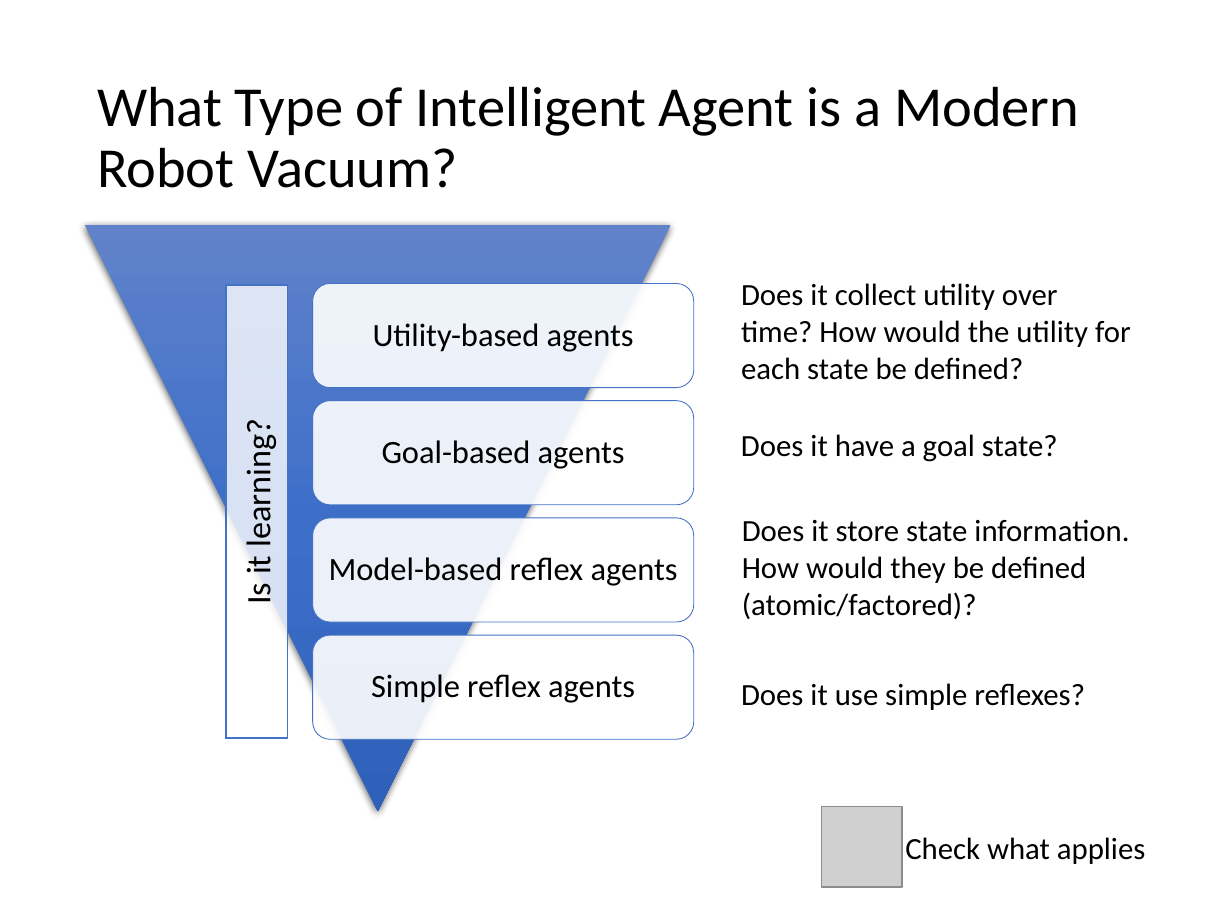
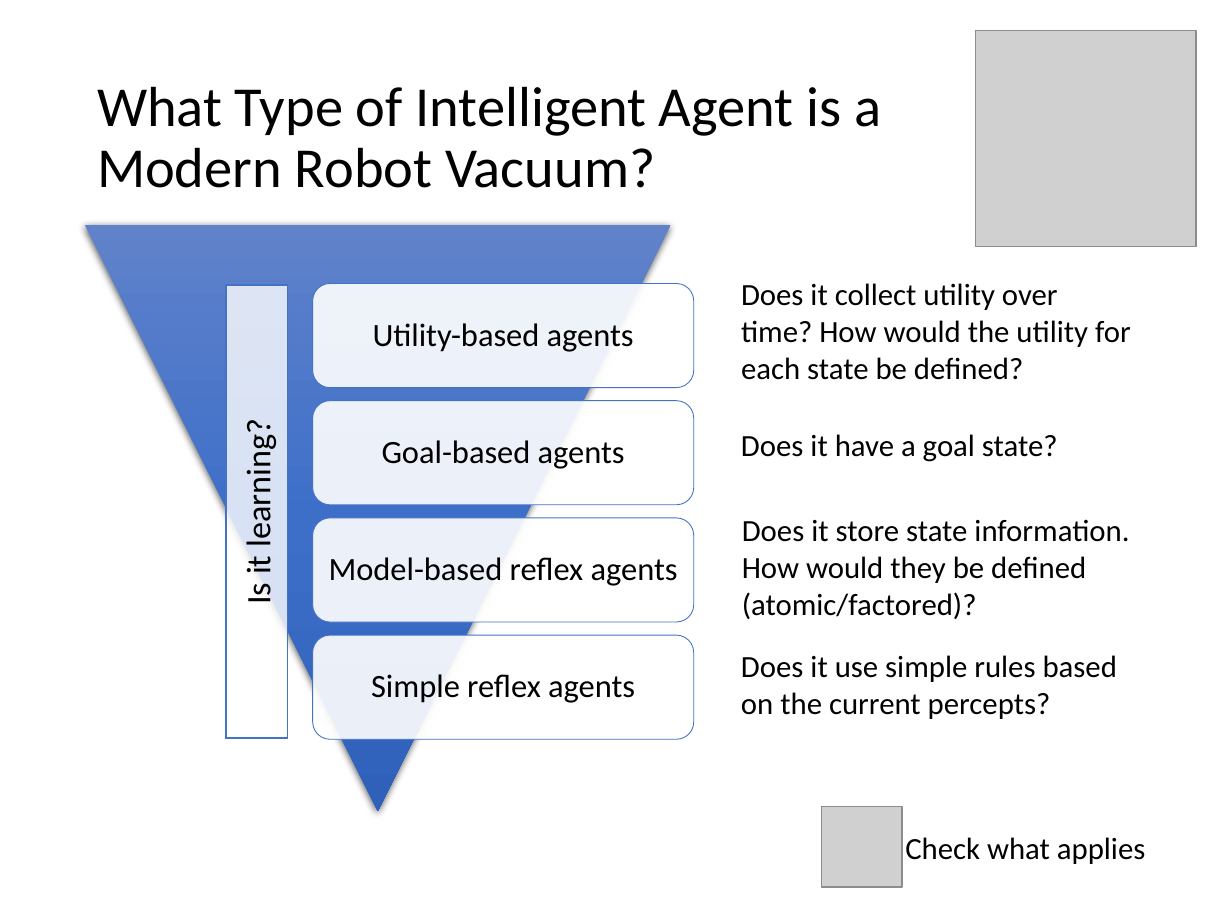
Before and after one commit to mhahsler/CS7320-AI, a slide deck: slide 33 of slides/02_agents.pptx. Drawn at 1232x924 pixels with LibreOffice and Linux fonts; fonts in the diff are those of the drawing; grey boxes stand for pictures. Boxes give left, top, right and bottom in pixels: in the first picture for what was removed or moved away, otherwise in the second. Text is boxed around its words. In the diff, an @@ line names an element or a change of style, - is before the commit and + after.

Commit message:
GPT is knowledge-based.

```diff
--- a/slides/02_agents.pptx
+++ b/slides/02_agents.pptx
@@ title "What Type of Intelligent Agent ..." rewrapped from [97,86,1079,188] to [97,86,881,188] @@
@@ picture added at [976,31,1196,246] @@
@@ text at [741,655,1117,719]: text changed @@
-Does it use simple reflexes?
+Does it use simple rules based on the current percepts?
```
Also in this commit, not shown: 7 other slides changed, 2 other files.
